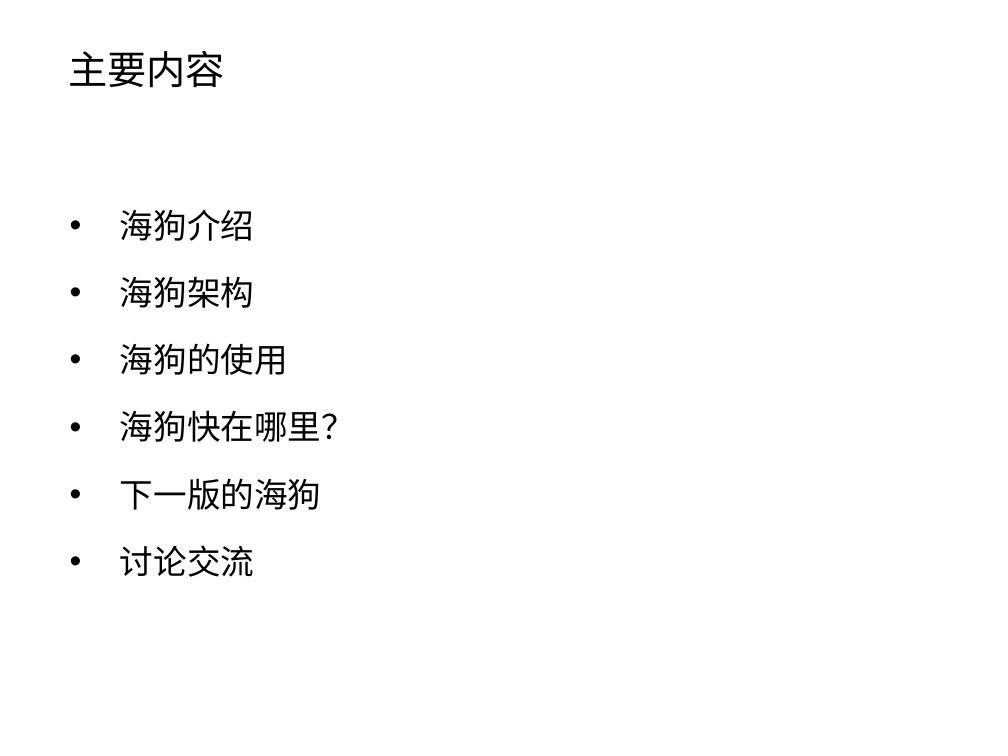
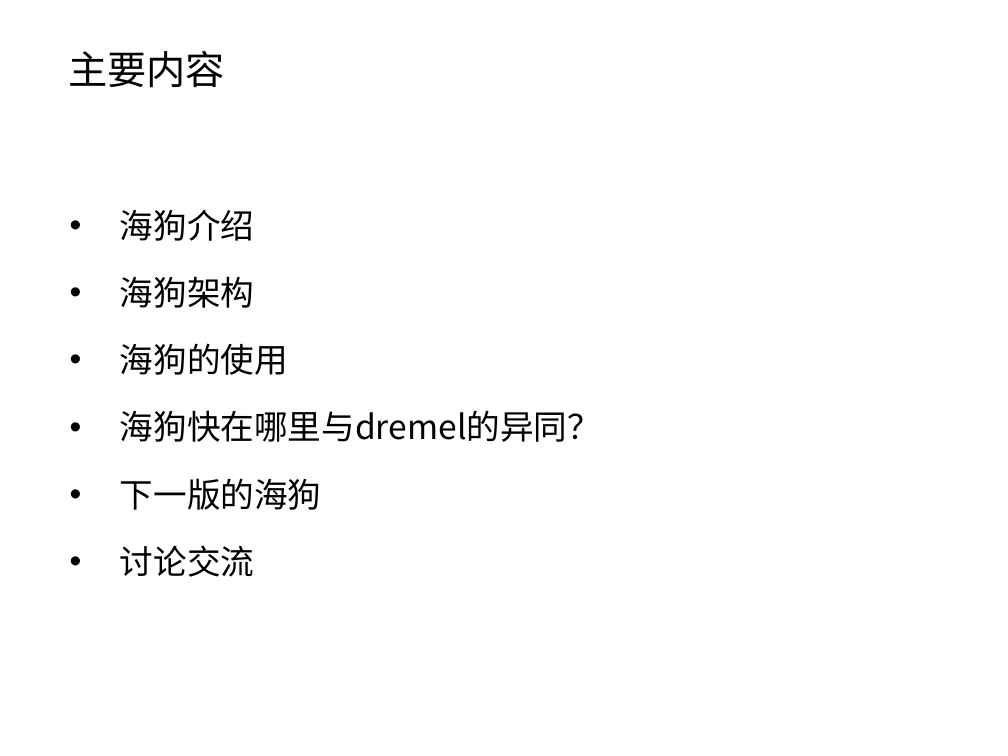
Before and after one commit to muyannian/higo, a slide deck: slide 4 of doc/higo.pptx. Drawn at 1008x756 pixels with LibreOffice and Linux fonts; fonts in the diff are those of the drawing; background and template pictures are left out. Boxes give left, top, right and bottom in pixels: in the first picture for what was removed or moved away, otherwise in the second. Text is boxed around its words. In the diff, an @@ line names an element or a change of style, - is before the commit and + after.

Commit message:
添加与dremel的比较

```diff
--- a/doc/higo.pptx
+++ b/doc/higo.pptx
@@ subtitle at [120,410,601,442]: text changed @@
-• 海狗快在哪里？
+• 海狗快在哪里与dremel的异同？
```
Also in this commit, not shown: 3 other slides changed, 2 slides added.
